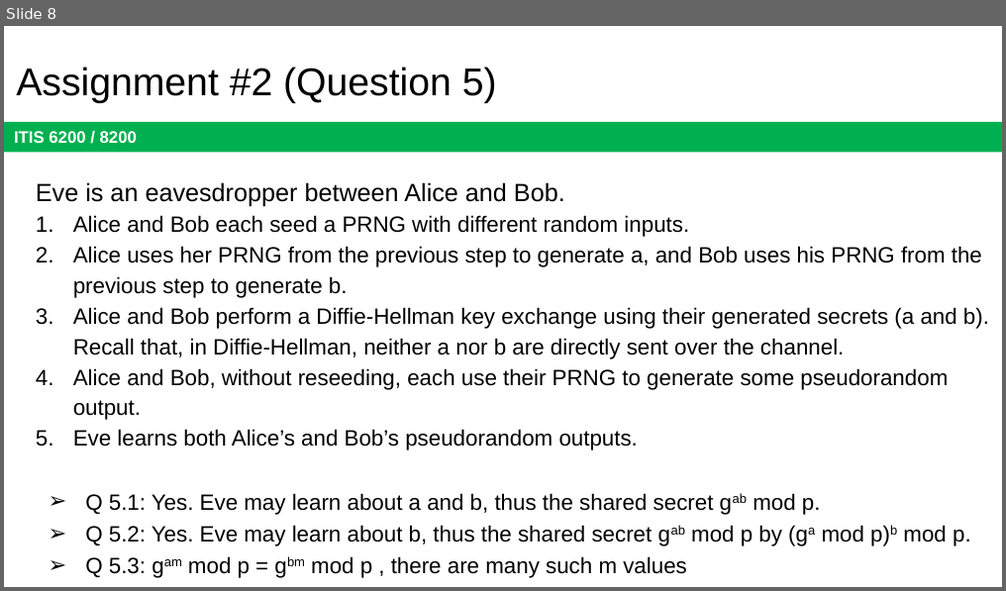
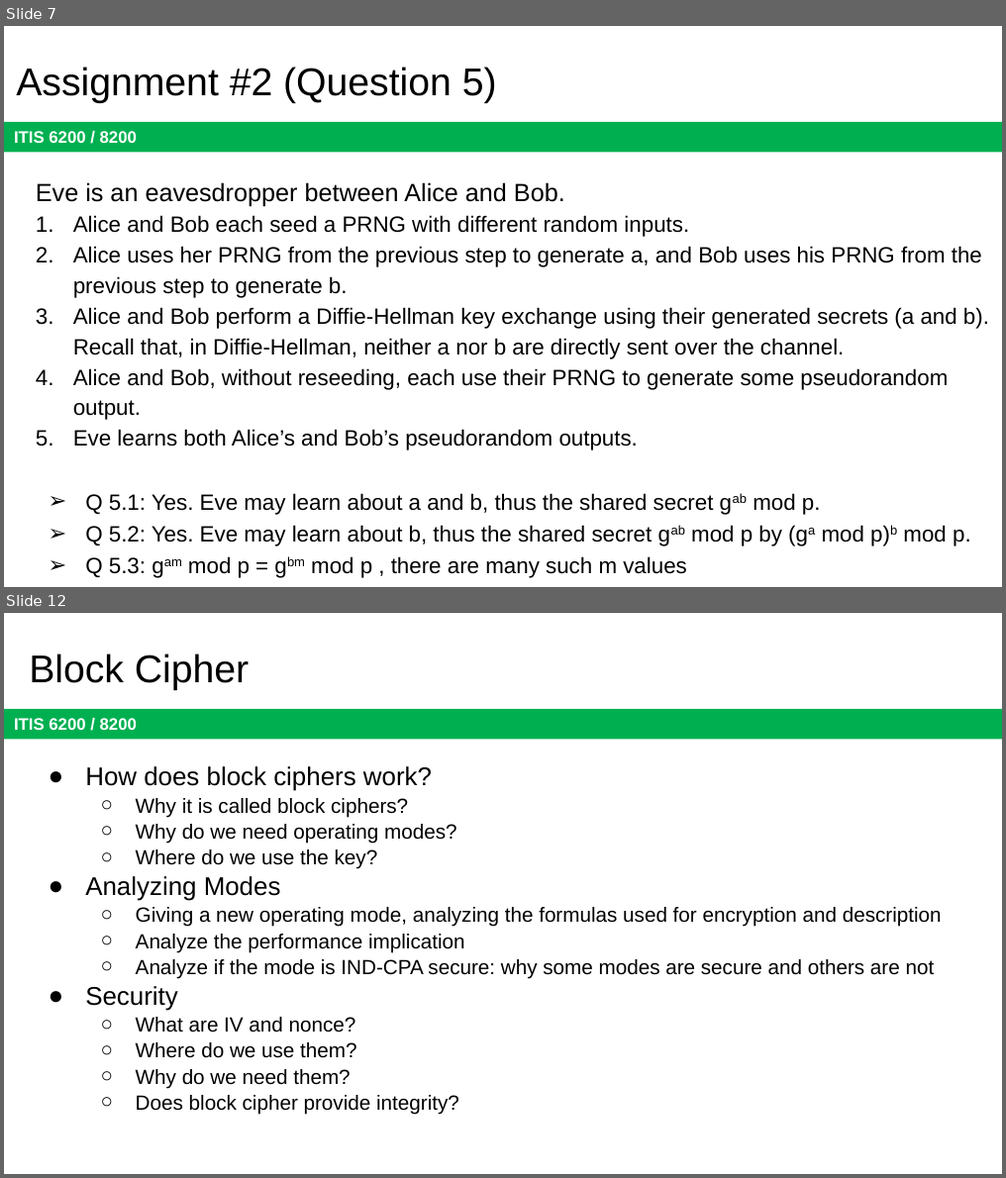
Before and after one commit to jx5c/github.io, a slide deck: teaching/ITIS6200/2023fa/lectures/Midterm.review.pptx. Shown one above the other, each under a label of ours: slide 8 before the commit, slides 7 and 12 after it; the slides between them are not shown. The pictures are 1006x591 and 1006x1178 pixels, drawn with LibreOffice and Linux fonts; fonts in the diff are those of the drawing. Boxes give left, top, right and bottom in pixels: in the first picture for what was removed or moved away, otherwise in the second. Text is boxed around its words. In the diff, an @@ line names an element or a change of style, - is before the commit and + after.

```diff
--- a/teaching/ITIS6200/2023fa/lectures/Midterm.review.pptx
+++ b/teaching/ITIS6200/2023fa/lectures/Midterm.review.pptx
@@ slide 12 added at box(4, 613, 1002, 1174), background #FFFFFF; not listed: 1 template element that a slide beside it also shows @@
@@ title added at box(29, 654, 249, 690), 28 pt, text #000000 @@
+Block Cipher
@@ text added at box(85, 766, 942, 1114), 14.8 pt, text #000000 @@
+● How does block ciphers work?
+  ○ Why it is called block ciphers?
+  ○ Why do we need operating modes?
+  ○ Where do we use the key?
+● Analyzing Modes
+  ○ Giving a new operating mode, analyzing the formulas used for encryption and description
+  ○ Analyze the performance implication
+  ○ Analyze if the mode is IND-CPA secure: why some modes are secure and others are not
+● Security
+  ○ What are IV and nonce?
+  ○ Where do we use them?
+  ○ Why do we need them?
+  ○ Does block cipher provide integrity?
@@ what was slide 8 is now slide 7 @@
```
Also in this commit, not shown: 1 slide changed, 11 other slides added, 3 slides removed, 2 other files.
